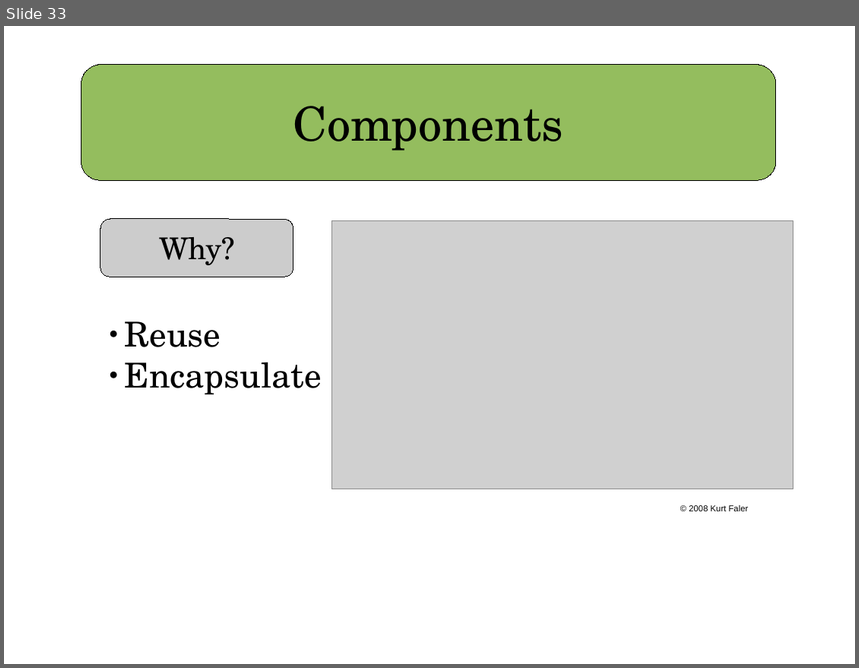
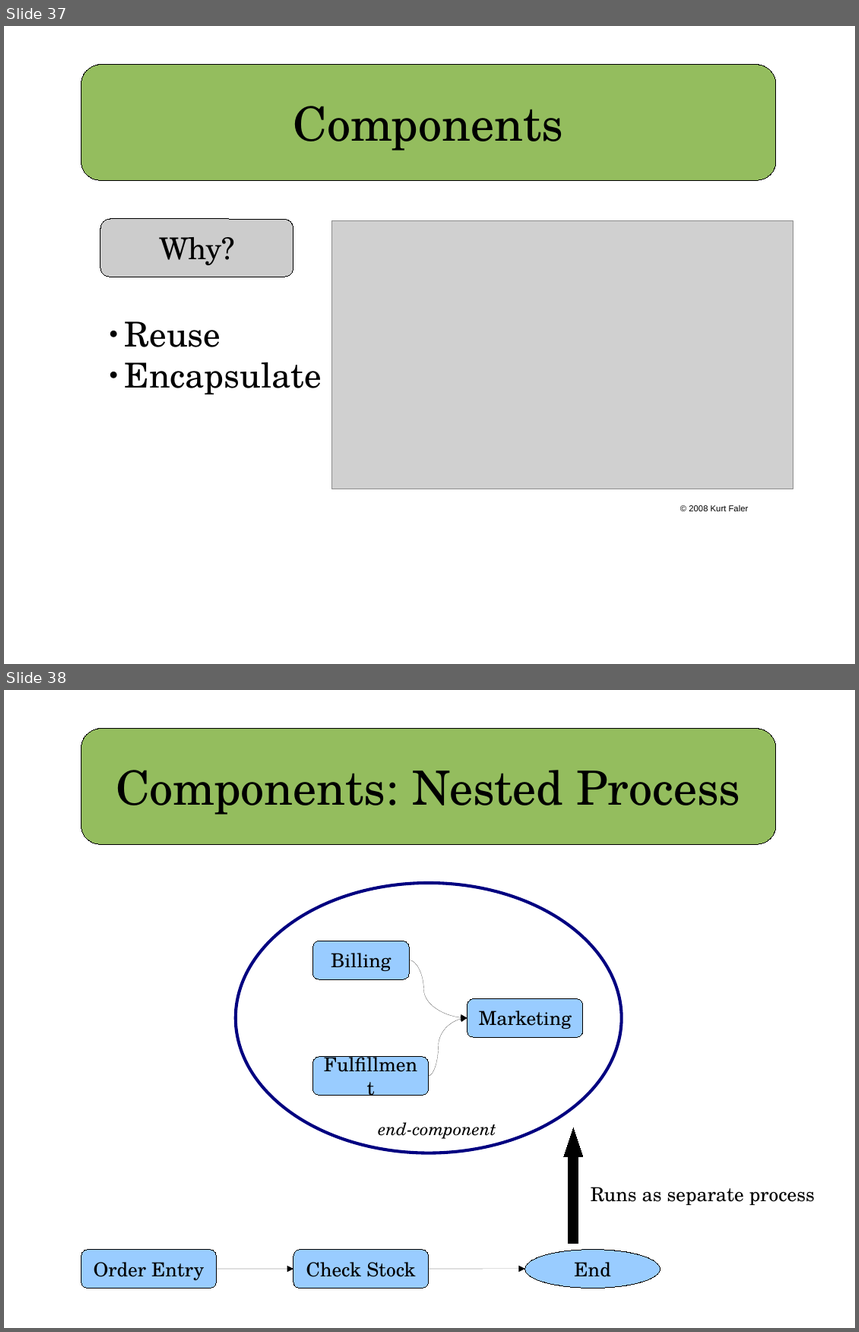
Before and after one commit to plorenz/sarasvati, a slide deck: doc/presentation.odp. Shown one above the other, each under a label of ours: slide 33 before the commit, slides 37 and 38 after it. The pictures are 859x668 and 859x1332 pixels, drawn with LibreOffice and Linux fonts; fonts in the diff are those of the drawing; grey boxes stand for pictures. Boxes give left, top, right and bottom in pixels: in the first picture for what was removed or moved away, otherwise in the second. Text is boxed around its words. In the diff, an @@ line names an element or a change of style, - is before the commit and + after.

Commit message:
update presentation

```diff
--- a/doc/presentation.odp
+++ b/doc/presentation.odp
@@ slide 38 added at (x1=4, y1=690, x2=855, y2=1328), background #FFFFFF @@
@@ rounded rectangle added at (x1=82, y1=729, x2=776, y2=844), fill #94BD5E, outline #000000 0 pt, 44 pt, text #000000 @@
+Components: Nested Process
@@ ellipse added at (x1=236, y1=883, x2=622, y2=1154), fill #FFFFFF, outline #000080 2.89 pt @@
@@ rounded rectangle added at (x1=313, y1=941, x2=410, y2=980), fill #99CCFF, outline #000000 0 pt, 18 pt, text #000000 @@
+Billing
@@ curved arrow added from (410, 961) to (468, 1018), #000000 0 pt @@
@@ rounded rectangle added at (x1=468, y1=999, x2=583, y2=1037), fill #99CCFF, outline #000000 0 pt, 18 pt, text #000000 @@
+Marketing
@@ curved arrow added from (429, 1076) to (468, 1018), #000000 0 pt @@
@@ rounded rectangle added at (x1=313, y1=1057, x2=429, y2=1096), fill #99CCFF, outline #000000 0 pt, 18 pt, text #000000 @@
+Fulfillment
@@ text added at (x1=379, y1=1122, x2=496, y2=1139), 16 pt, text #000000, italic @@
+end-component
@@ up arrow added at (x1=564, y1=1129, x2=583, y2=1245), fill #000000, outline #000000 0 pt @@
@@ text added at (x1=591, y1=1187, x2=815, y2=1205), 18 pt, text #000000 @@
+Runs as separate process
@@ rounded rectangle added at (x1=82, y1=1250, x2=216, y2=1289), fill #99CCFF, outline #000000 0 pt, 18 pt, text #000000 @@
+Order Entry
@@ rounded rectangle added at (x1=294, y1=1250, x2=429, y2=1289), fill #99CCFF, outline #000000 0 pt, 18 pt, text #000000 @@
+Check Stock
@@ ellipse added at (x1=525, y1=1250, x2=661, y2=1289), fill #99CCFF, outline #000000 0 pt, 18 pt, text #000000 @@
+End
@@ curved arrow added from (216, 1269) to (294, 1269), #000000 0 pt @@
@@ curved arrow added from (429, 1269) to (525, 1269), #000000 0 pt @@
@@ what was slide 33 is now slide 37 @@
```
Also in this commit, not shown: 9 other slides added.
